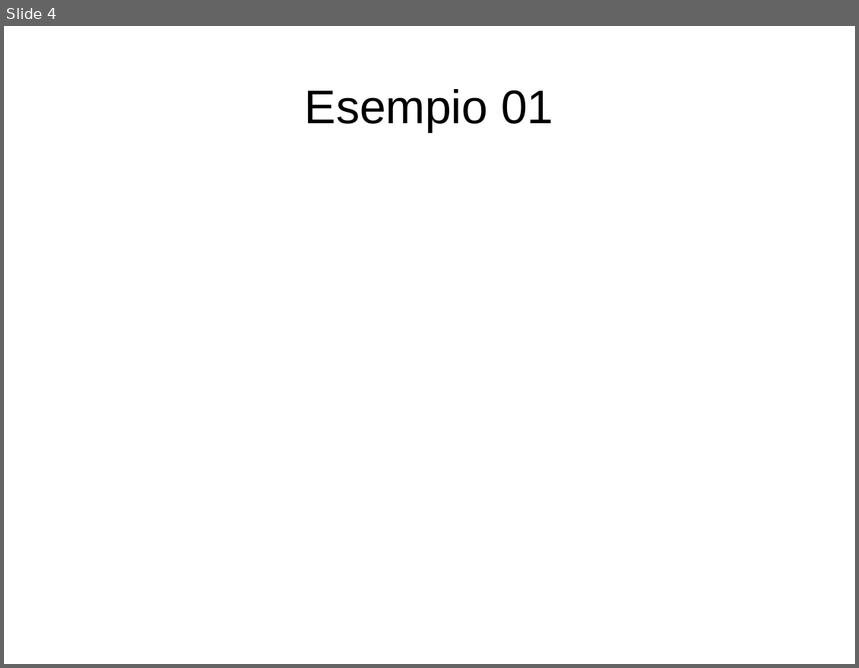
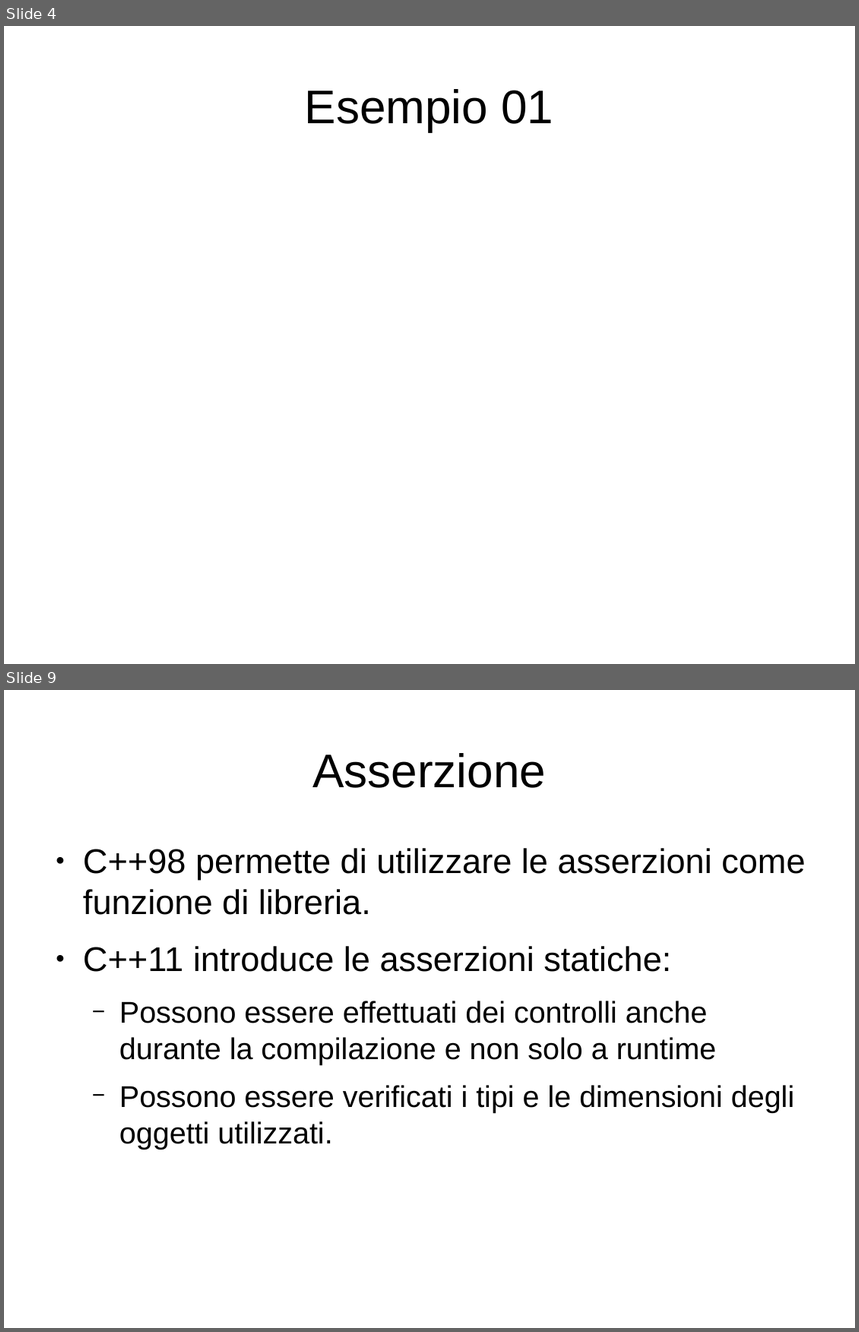
Before and after one commit to famorcia/modern_cpp_examples, a slide deck: doc/Presentazione_13_09_29.odp. Shown one above the other, each under a label of ours: slide 4 before the commit, slides 4 and 9 after it; the slides between them are not shown. The pictures are 859x668 and 859x1332 pixels, drawn with LibreOffice and Linux fonts; fonts in the diff are those of the drawing. Boxes give left, top, right and bottom in pixels: in the first picture for what was removed or moved away, otherwise in the second. Text is boxed around its words. In the diff, an @@ line names an element or a change of style, - is before the commit and + after.

```diff
--- a/doc/Presentazione_13_09_29.odp
+++ b/doc/Presentazione_13_09_29.odp
@@ slide 9 added at box(4, 690, 855, 1328), background #FFFFFF @@
@@ title added at box(313, 753, 546, 788), 44 pt, text #000000 @@
+Asserzione
@@ text added at box(83, 848, 805, 1149), 28 pt, text #000000 @@
+● C++98 permette di utilizzare le asserzioni come funzione di libreria.
+● C++11 introduce le asserzioni statiche:
+  − Possono essere effettuati dei controlli anche durante la compilazione e non solo a runtime
+  − Possono essere verificati i tipi e le dimensioni degli oggetti utilizzati.
```
Also in this commit, not shown: 4 other slides added.
